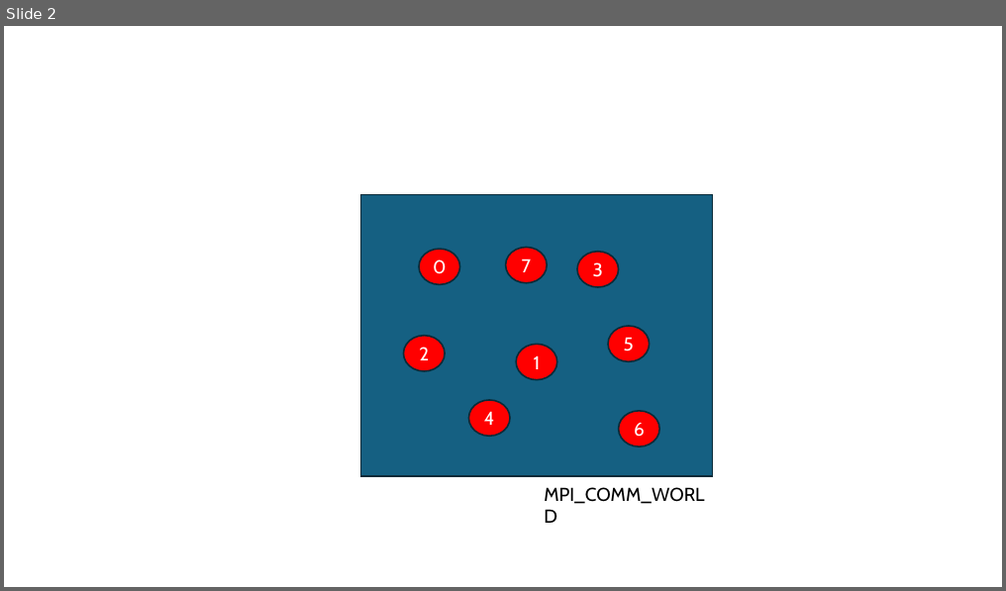
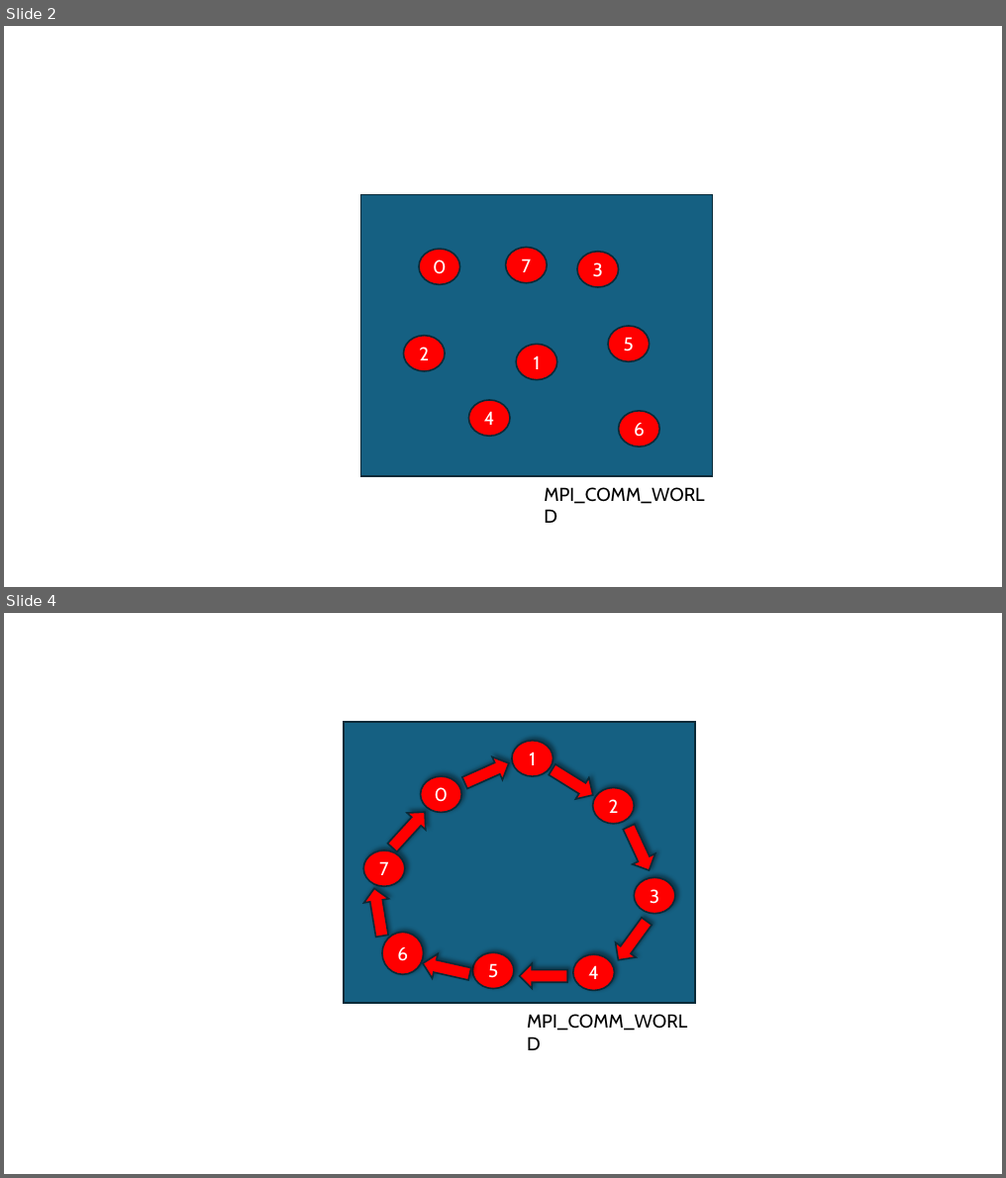
Before and after one commit to marioa/MPI-from-scratch, a slide deck: imgs/images.pptx. Shown one above the other, each under a label of ours: slide 2 before the commit, slides 2 and 4 after it; the slides between them are not shown. The pictures are 1006x591 and 1006x1178 pixels, drawn with LibreOffice and Linux fonts; fonts in the diff are those of the drawing. Boxes give left, top, right and bottom in pixels: in the first picture for what was removed or moved away, otherwise in the second. Text is boxed around its words. In the diff, an @@ line names an element or a change of style, - is before the commit and + after.

```diff
--- a/imgs/images.pptx
+++ b/imgs/images.pptx
@@ slide 4 added at <box>4,613,1002,1174</box>, background #FFFFFF @@
@@ group added at <box>344,722,696,1031</box>: 8 ellipses, 8 up arrows, 1 rectangle, 1 text @@
+0
+2
+3
+4
+5
+1
+6
+7
+MPI_COMM_WORLD
```
Also in this commit, not shown: 1 slide changed, 5 other files.
